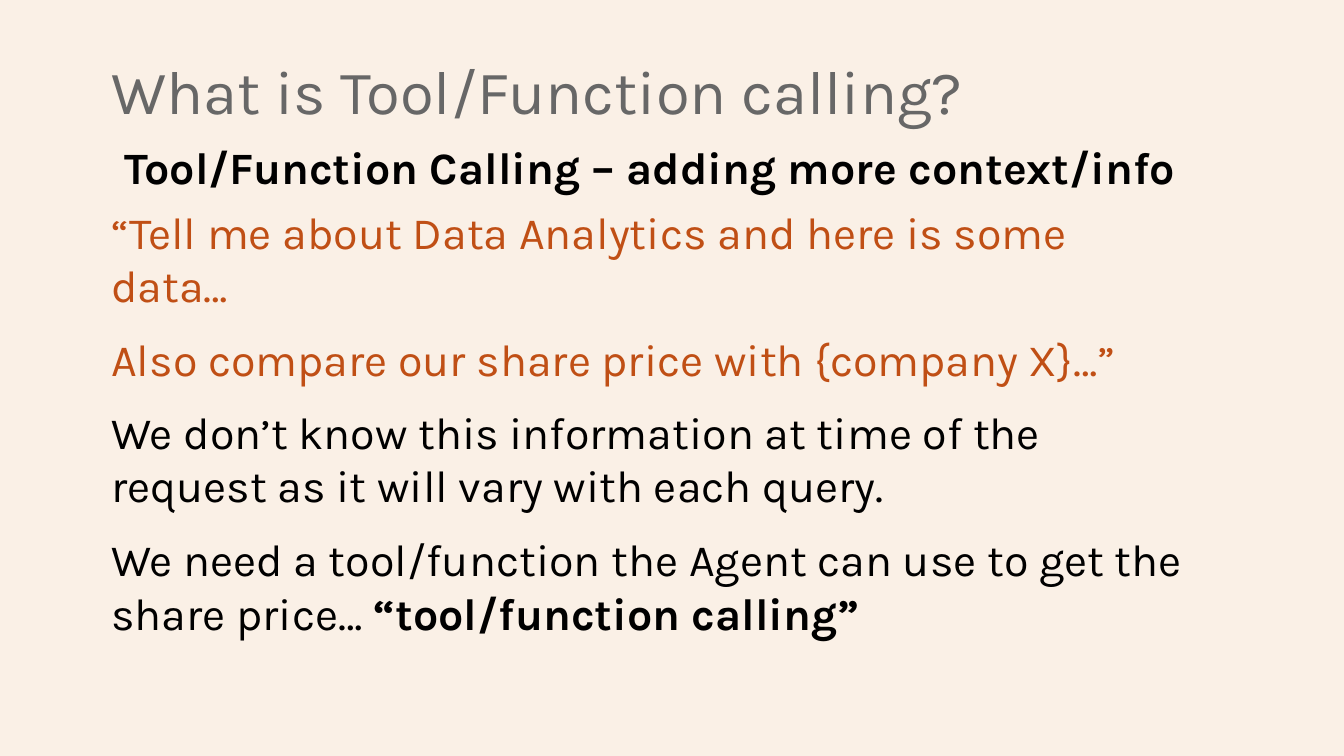
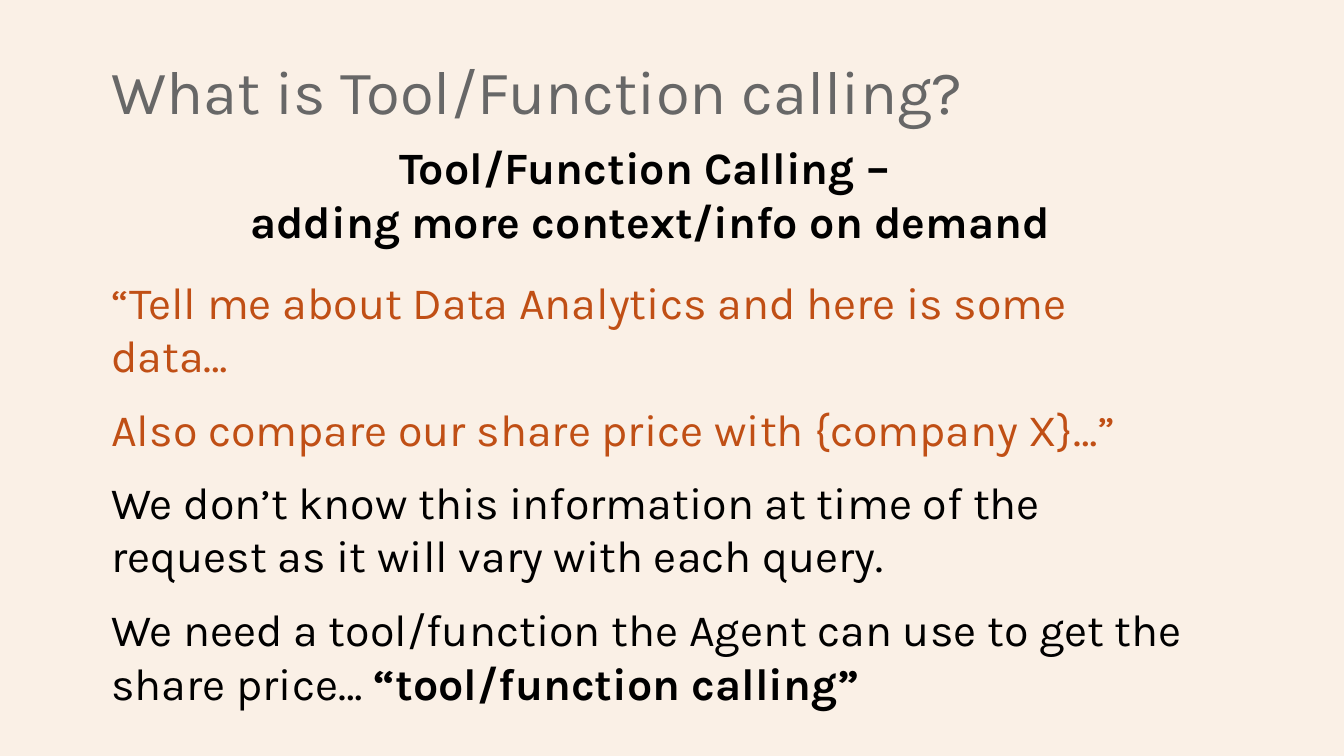
Before and after one commit to Python-Test-Engineer/earl2025, a slide deck: slide 13 of AI_Agents_in_the_Data_Pipeline.pptx. Drawn at 1344x756 pixels with LibreOffice and Linux fonts; fonts in the diff are those of the drawing. Boxes give left, top, right and bottom in pixels: in the first picture for what was removed or moved away, otherwise in the second. Text is boxed around its words. In the diff, an @@ line names an element or a change of style, - is before the commit and + after.

```diff
--- a/AI_Agents_in_the_Data_Pipeline.pptx
+++ b/AI_Agents_in_the_Data_Pipeline.pptx
@@ text at (250,150,1049,249): text changed @@
-Tool/Function Calling – adding more context/info
+Tool/Function Calling –
+adding more context/info on demand
@@ text "“Tell me about Data Analytics ...": place and size @@
-text "“Tell me about Data Analytics ..." at (111,218,1182,641)
+text "“Tell me about Data Analytics ..." at (111,288,1182,711)
```
Also in this commit, not shown: 1 other slide changed, 8 other files.
